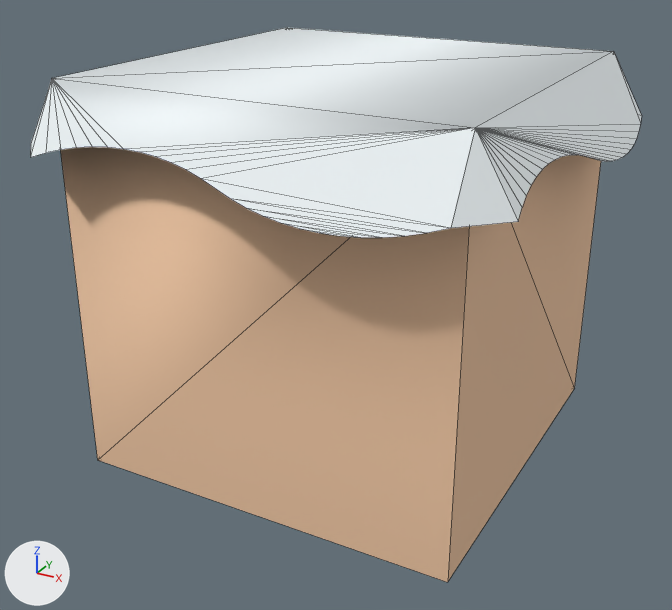
An edit to the OBJ model Assets/LevelAssets/Models/OBJ format/blockSnow.obj, drawn before and after from the same camera.
Rendered twice from a 50 mm camera at (1.068, -2.039, 1.371) aimed at (-0.017, -0.067, 0.385). Every picture has the same lights, and +X, +Y and +Z are marked at lower left. Mesh edges are drawn as thin lines. Where no turn or scale is listed for an object, it has been applied to the vertices.

The first picture shows 'blockSnow'.
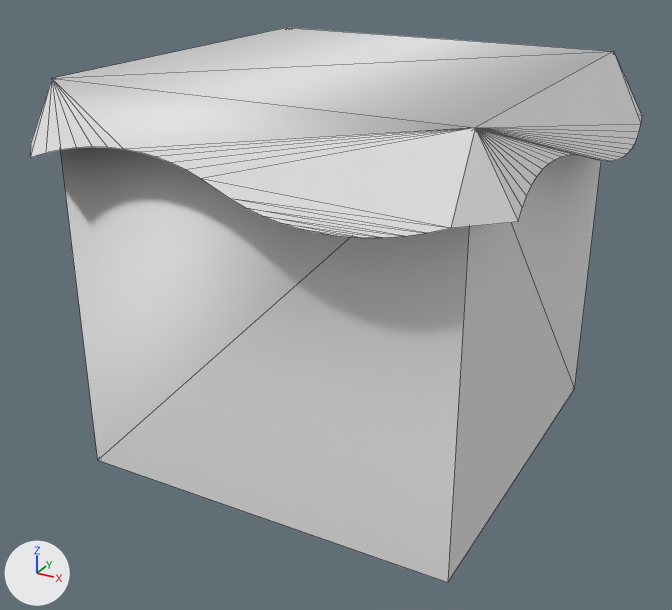
What differs and where, as boxes (x1, y1, x2, y2) in the pictures (672 x 610 px):
'blockSnow', recoloured
    both: (30, 28, 642, 582)

Patch to the scene script:
```diff
--- a/Assets/LevelAssets/Models/OBJ format/blockSnow.obj.py
+++ b/Assets/LevelAssets/Models/OBJ format/blockSnow.obj.py
@@ mat_dirt @@
 mat_dirt = principled_material('dirt')
-mat_dirt.base_color = (0.878, 0.576, 0.373)  # beige #f1c8a4
+mat_dirt.base_color = (0.8, 0.8, 0.8)  # white #e7e7e7
 mat_dirt.roughness = 1.0
@@ mat_snow @@
 mat_snow = principled_material('snow')
-mat_snow.base_color = (0.92, 0.979, 1.0)  # white #f6fdff
+mat_snow.base_color = (0.8, 0.8, 0.8)  # white #e7e7e7
 mat_snow.roughness = 1.0
```
